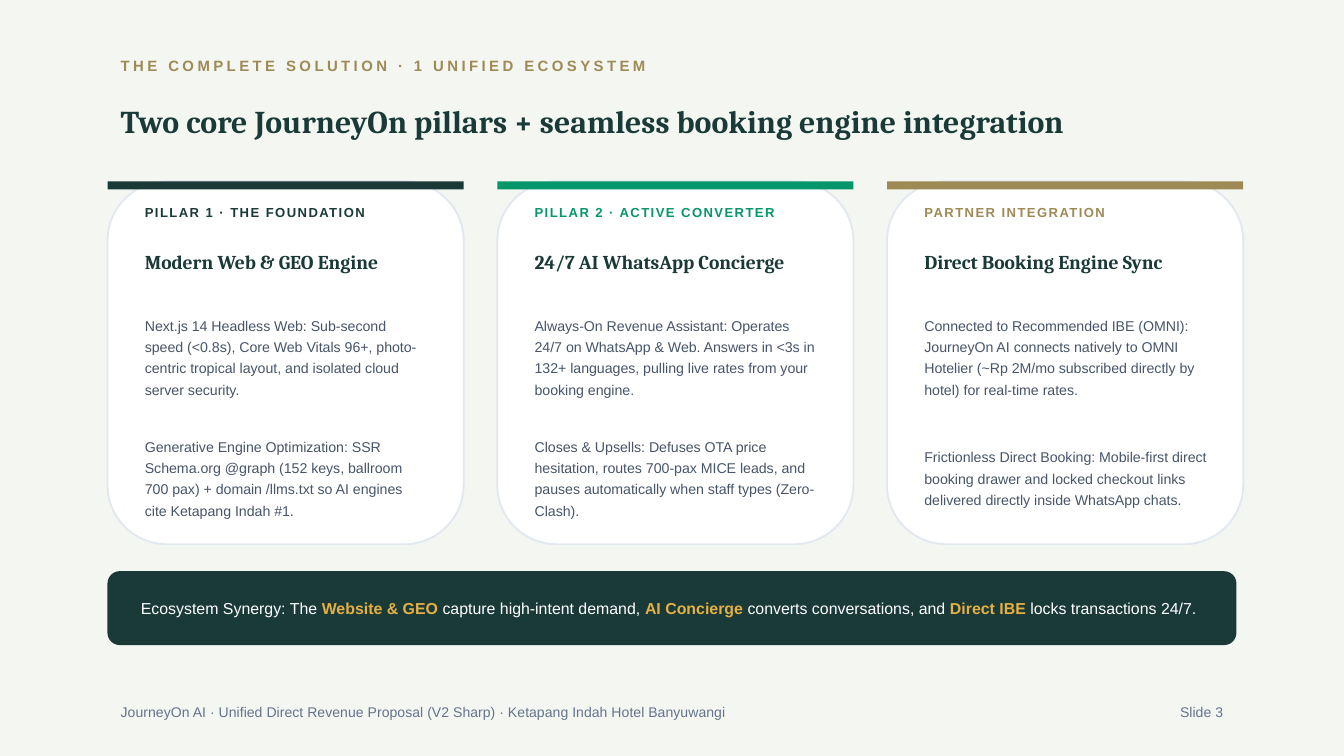
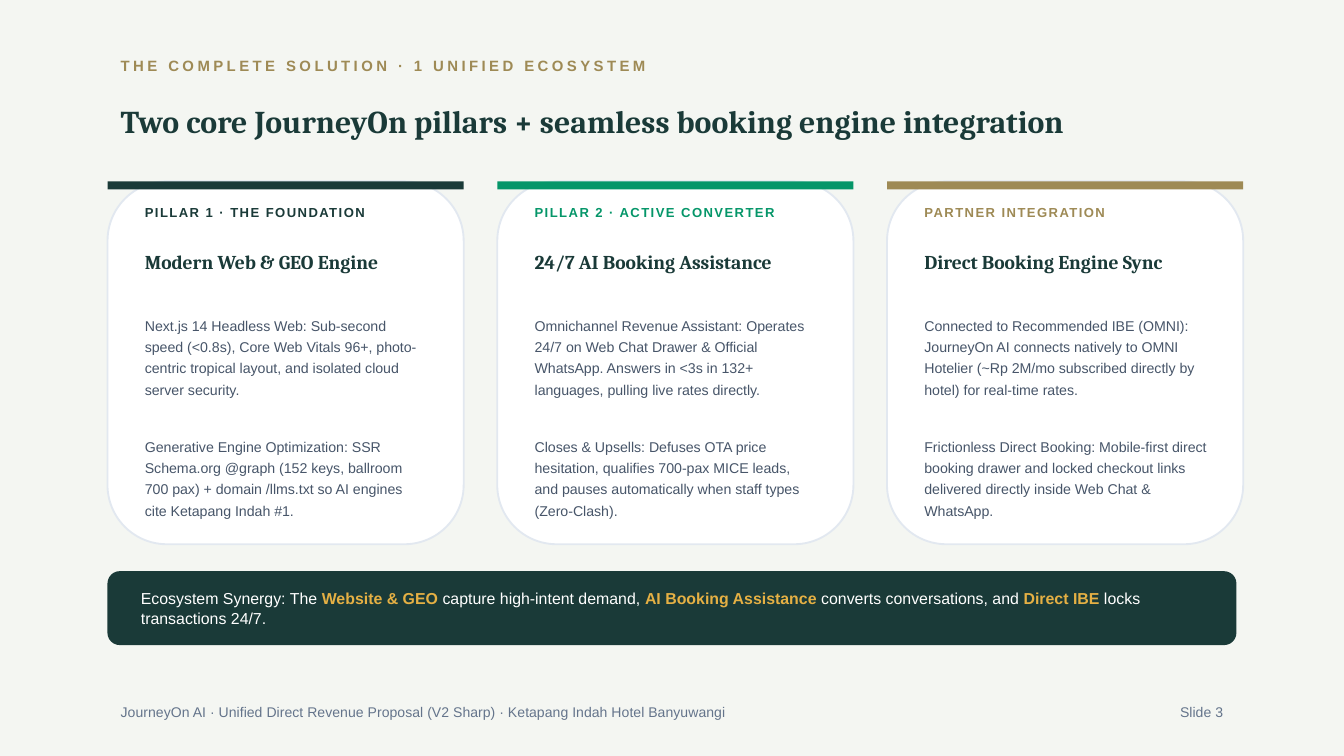
Before and after one commit to arbuuuud/ketapangweb, a slide deck: slide 3 of PITCH_DECK_KETAPANG_INDAH_V2.pptx. Drawn at 1344x756 pixels with LibreOffice and Linux fonts; fonts in the diff are those of the drawing. Boxes give left, top, right and bottom in pixels: in the first picture for what was removed or moved away, otherwise in the second. Text is boxed around its words. In the diff, an @@ line names an element or a change of style, - is before the commit and + after.

Commit message:
feat: update terminology to AI Booking Assistance, set 3M monthly, add MICE Premium 10% rev share, and place 3 pricing slides after thank you

```diff
--- a/PITCH_DECK_KETAPANG_INDAH_V2.pptx
+++ b/PITCH_DECK_KETAPANG_INDAH_V2.pptx
@@ text at (535, 255, 771, 274): text changed @@
-24/7 AI WhatsApp Concierge
+24/7 AI Booking Assistance
@@ text at (535, 320, 804, 398): text changed @@
-Always-On Revenue Assistant: Operates 24/7 on WhatsApp & Web. Answers in <3s in 132+ languages, pulling live rates from your booking engine.
+Omnichannel Revenue Assistant: Operates 24/7 on Web Chat Drawer & Official WhatsApp. Answers in <3s in 132+ languages, pulling live rates directly.
@@ text at (535, 441, 800, 519): text changed @@
-Closes & Upsells: Defuses OTA price hesitation, routes 700-pax MICE leads, and pauses automatically when staff types (Zero-Clash).
+Closes & Upsells: Defuses OTA price hesitation, qualifies 700-pax MICE leads, and pauses automatically when staff types (Zero-Clash).
@@ text at (924, 441, 1207, 519): text changed @@
-Frictionless Direct Booking: Mobile-first direct booking drawer and locked checkout links delivered directly inside WhatsApp chats.
+Frictionless Direct Booking: Mobile-first direct booking drawer and locked checkout links delivered directly inside Web Chat & WhatsApp.
@@ text at (141, 592, 1140, 624): text changed @@
-Ecosystem Synergy: The Website & GEO capture high-intent demand, AI Concierge converts conversations, and Direct IBE locks transactions 24/7.
+Ecosystem Synergy: The Website & GEO capture high-intent demand, AI Booking Assistance converts conversations, and Direct IBE locks transactions 24/7.
```
Also in this commit, not shown: 8 other slides changed, 1 slide added, 4 other files.
